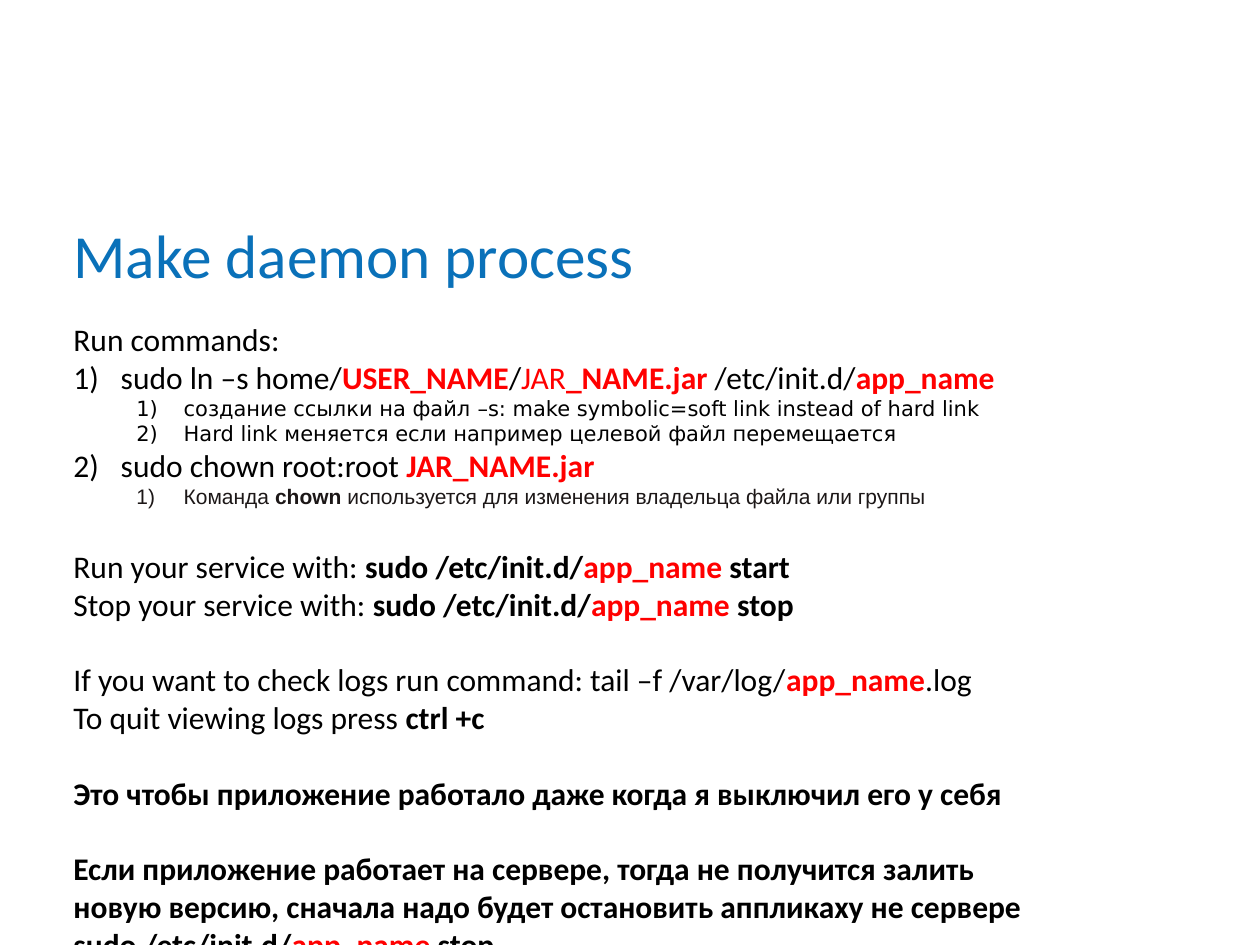
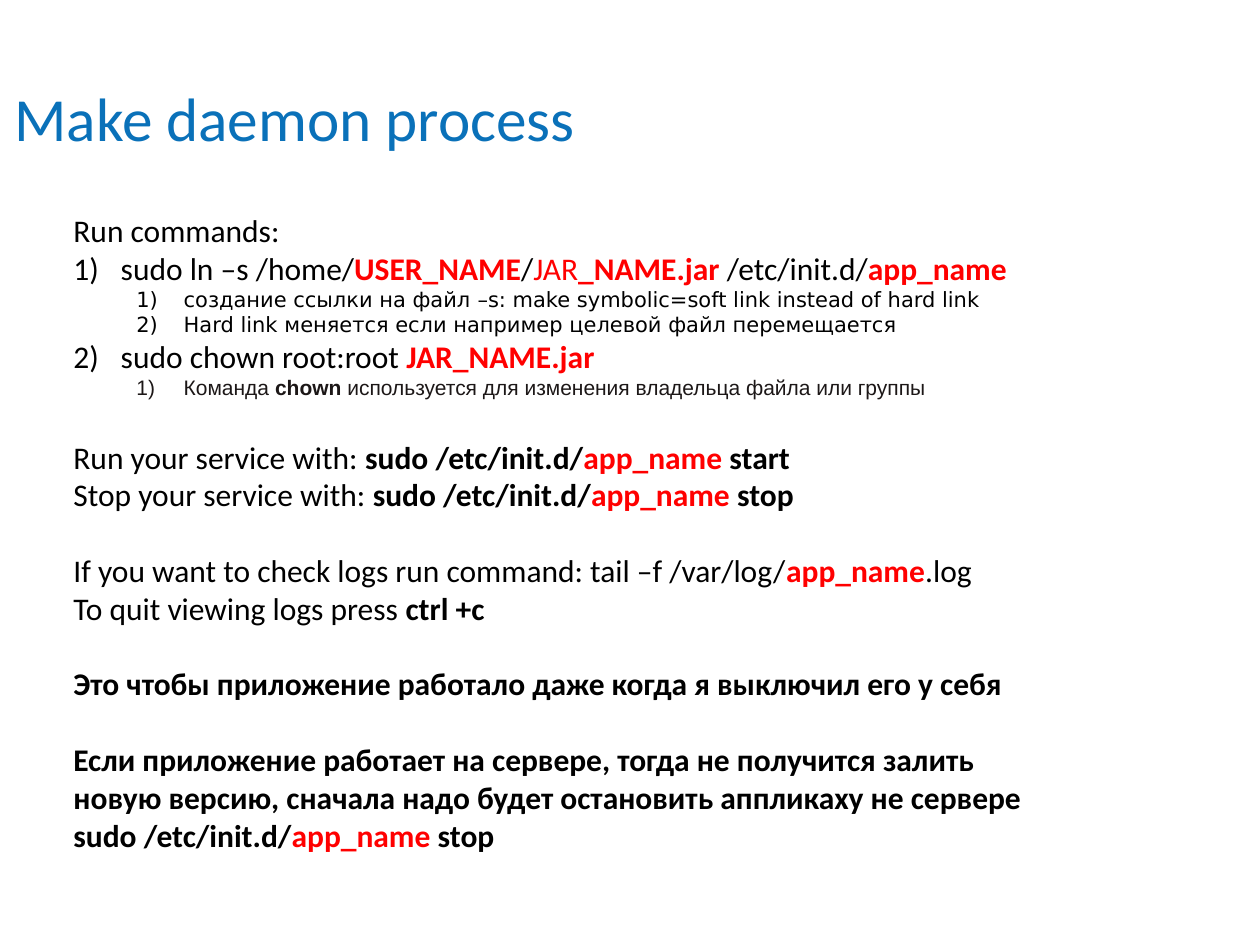
Before and after one commit to mitka0260/BCSlessons, a slide deck: slide 16 of src/main/java/ee/bcs/java/lectures/Loeng47 - Google-Cloud-Deploy.pptx. Drawn at 1260x945 pixels with LibreOffice and Linux fonts; fonts in the diff are those of the drawing; background and template pictures are left out. Boxes give left, top, right and bottom in pixels: in the first picture for what was removed or moved away, otherwise in the second. Text is boxed around its words. In the diff, an @@ line names an element or a change of style, - is before the commit and + after.

```diff
--- a/src/main/java/ee/bcs/java/lectures/Loeng47 - Google-Cloud-Deploy.pptx
+++ b/src/main/java/ee/bcs/java/lectures/Loeng47 - Google-Cloud-Deploy.pptx
@@ title "Make daemon process" moved from (x1=74, y1=235, x2=634, y2=288) to (x1=14, y1=98, x2=574, y2=151) @@
@@ text "Run commands:" moved from (x1=73, y1=329, x2=1021, y2=923) to (x1=73, y1=220, x2=1021, y2=852) @@
@@ text at (x1=121, y1=258, x2=1007, y2=286): text changed @@
-1) sudo ln –s home/USER_NAME/JAR_NAME.jar /etc/init.d/app_name
+1) sudo ln –s /home/USER_NAME/JAR_NAME.jar /etc/init.d/app_name
```
Also in this commit, not shown: 1 other slide changed.
